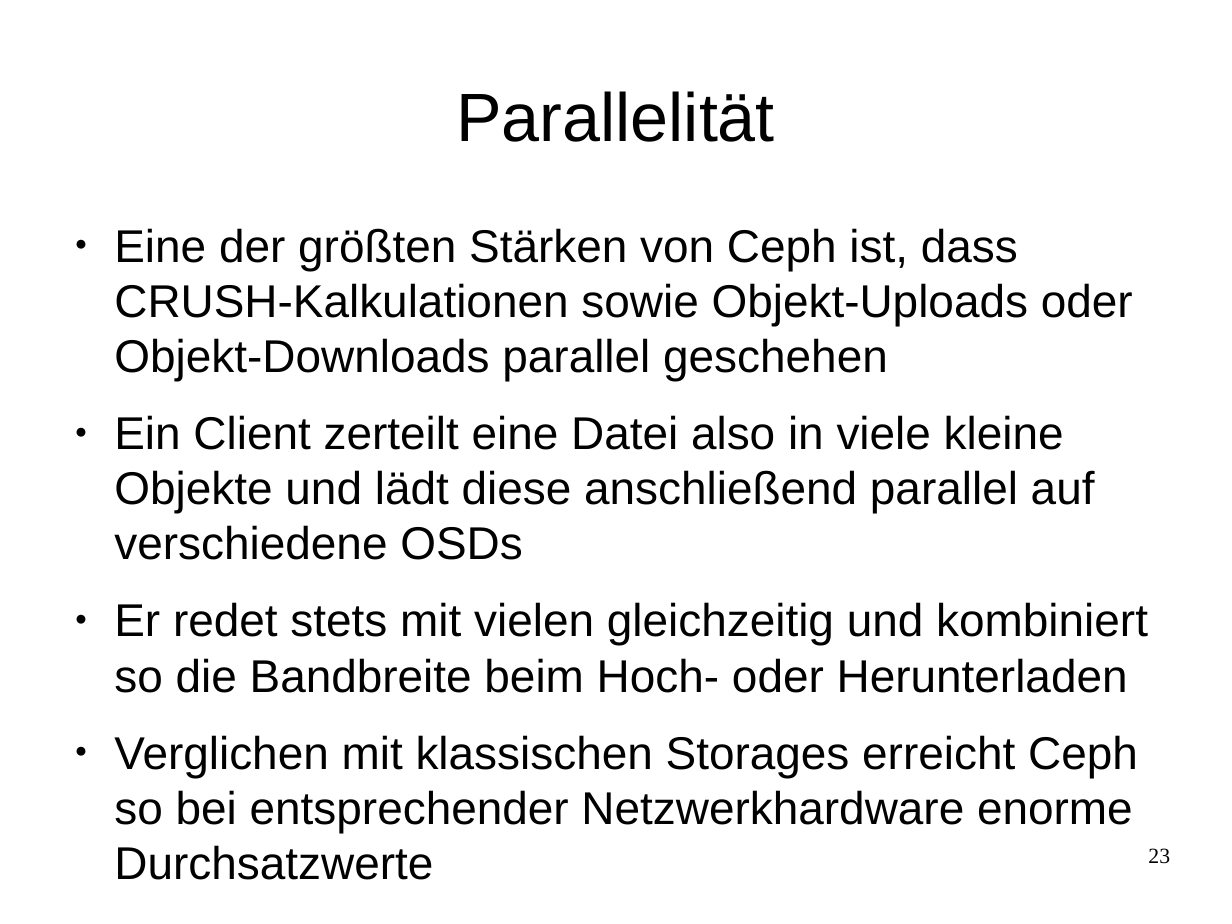
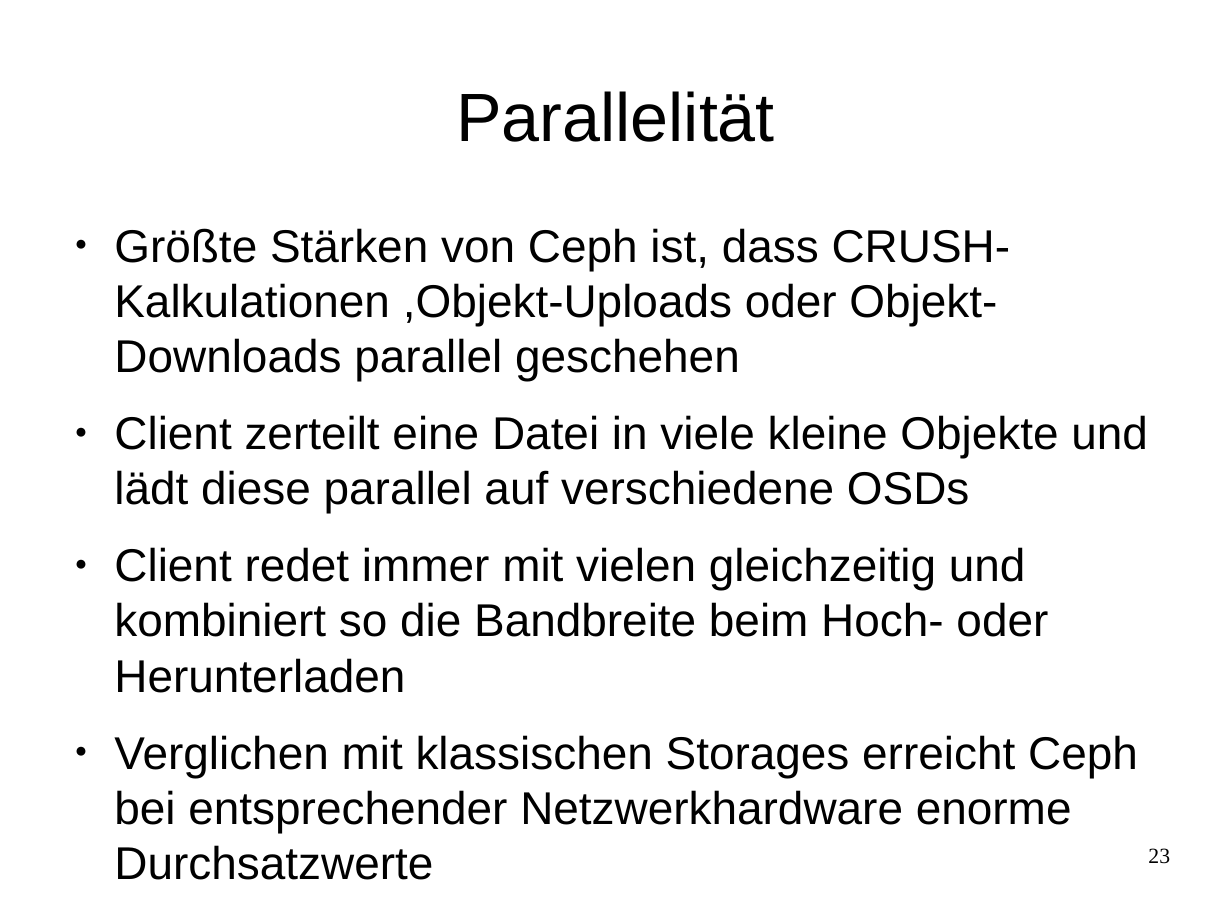
Before and after one commit to celentanos/inora, a slide deck: slide 23 of inora_vortrag_M.odp. Drawn at 1232x924 pixels with LibreOffice and Linux fonts; fonts in the diff are those of the drawing. Boxes give left, top, right and bottom in pixels: in the first picture for what was removed or moved away, otherwise in the second. Text is boxed around its words. In the diff, an @@ line names an element or a change of style, - is before the commit and + after.

```diff
--- a/inora_vortrag_M.odp
+++ b/inora_vortrag_M.odp
@@ text at [114, 228, 1148, 880]: text changed @@
-● Eine der größten Stärken von Ceph ist, dass CRUSH-Kalkulationen sowie Objekt-Uploads oder Objekt-Downloads parallel geschehen
-● Ein Client zerteilt eine Datei also in viele kleine Objekte und lädt diese anschließend parallel auf verschiedene OSDs
-● Er redet stets mit vielen gleichzeitig und kombiniert so die Bandbreite beim Hoch- oder Herunterladen
-● Verglichen mit klassischen Storages erreicht Ceph so bei entsprechender Netzwerkhardware enorme Durchsatzwerte
+● Größte Stärken von Ceph ist, dass CRUSH-Kalkulationen ,Objekt-Uploads oder Objekt-Downloads parallel geschehen
+● Client zerteilt eine Datei in viele kleine Objekte und lädt diese parallel auf verschiedene OSDs
+● Client redet immer mit vielen gleichzeitig und kombiniert so die Bandbreite beim Hoch- oder Herunterladen
+● Verglichen mit klassischen Storages erreicht Ceph bei entsprechender Netzwerkhardware enorme Durchsatzwerte
```
Also in this commit, not shown: 12 other slides changed, 1 slide added, 1 slide removed.
